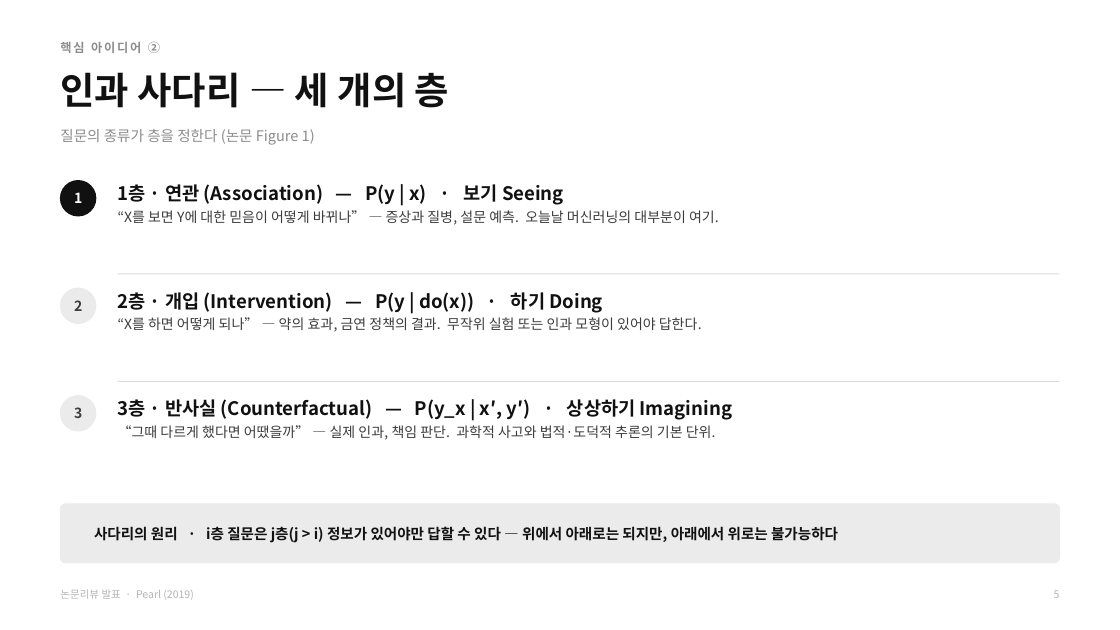
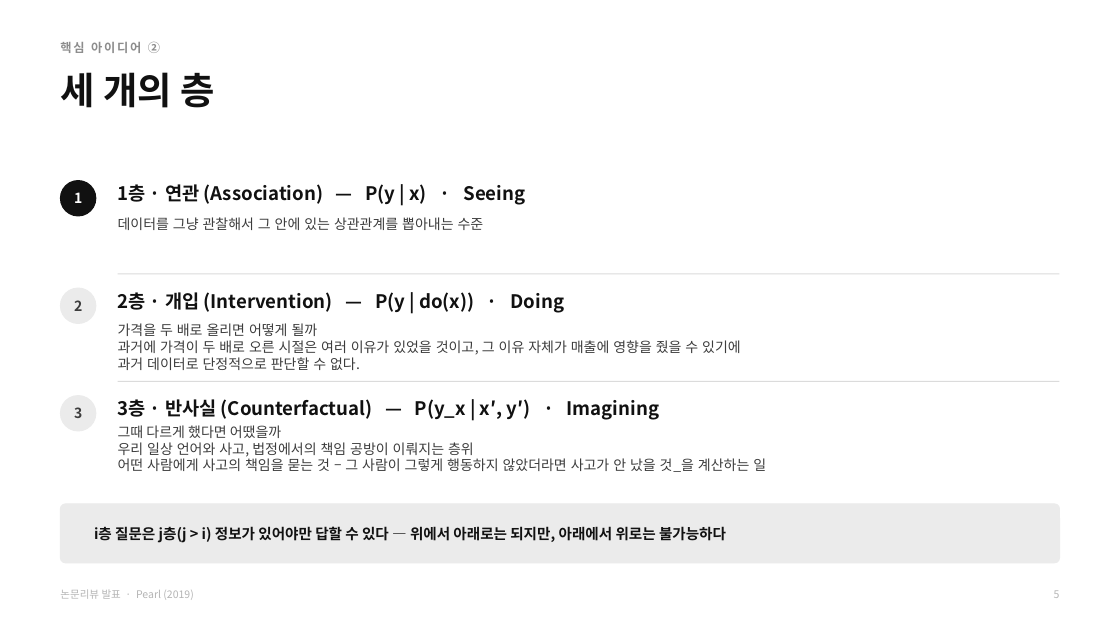
Before and after one commit to HUFS-DAT/dat-datasets, a slide deck: slide 4 of submissions/8기/CREDIT/Credit_논문리뷰.pptx (slide 6 before the commit). Drawn at 1120x630 pixels with LibreOffice and Linux fonts; fonts in the diff are those of the drawing. Boxes give left, top, right and bottom in pixels: in the first picture for what was removed or moved away, otherwise in the second. Text is boxed around its words. In the diff, an @@ line names an element or a change of style, - is before the commit and + after.

Commit message:
발표자료: Credit_논문리뷰.pptx

```diff
--- a/submissions/8기/CREDIT/Credit_논문리뷰.pptx
+++ b/submissions/8기/CREDIT/Credit_논문리뷰.pptx
@@ text at (x1=60, y1=72, x2=214, y2=108): text changed @@
-인과 사다리 — 세 개의 층
+세 개의 층
@@ text removed at (x1=60, y1=129, x2=315, y2=145) @@
-질문의 종류가 층을 정한다 (논문 Figure 1)
@@ text at (x1=118, y1=184, x2=525, y2=205): text changed @@
-1층 · 연관 (Association) — P(y | x) · 보기 Seeing
+1층 · 연관 (Association) — P(y | x) · Seeing
@@ text at (x1=118, y1=217, x2=484, y2=230): text changed @@
-“X를 보면 Y에 대한 믿음이 어떻게 바뀌나” — 증상과 질병, 설문 예측. 오늘날 머신러닝의 대부분이 여기.
+데이터를 그냥 관찰해서 그 안에 있는 상관관계를 뽑아내는 수준
@@ text at (x1=118, y1=292, x2=565, y2=313): text changed @@
-2층 · 개입 (Intervention) — P(y | do(x)) · 하기 Doing
+2층 · 개입 (Intervention) — P(y | do(x)) · Doing
@@ text at (x1=118, y1=323, x2=741, y2=370): text changed @@
-“X를 하면 어떻게 되나” — 약의 효과, 금연 정책의 결과. 무작위 실험 또는 인과 모형이 있어야 답한다.
+가격을 두 배로 올리면 어떻게 될까
+과거에 가격이 두 배로 오른 시절은 여러 이유가 있었을 것이고, 그 이유 자체가 매출에 영향을 줬을 수 있기에
+과거 데이터로 단정적으로 판단할 수 없다.
@@ text at (x1=118, y1=399, x2=660, y2=420): text changed @@
-3층 · 반사실 (Counterfactual) — P(y_x | x′, y′) · 상상하기 Imagining
+3층 · 반사실 (Counterfactual) — P(y_x | x′, y′) · Imagining
@@ text at (x1=118, y1=425, x2=766, y2=472): text changed @@
-“그때 다르게 했다면 어땠을까” — 실제 인과, 책임 판단. 과학적 사고와 법적·도덕적 추론의 기본 단위.
+그때 다르게 했다면 어땠을까
+우리 일상 언어와 사고, 법정에서의 책임 공방이 이뤄지는 층위
+어떤 사람에게 사고의 책임을 묻는 것 – 그 사람이 그렇게 행동하지 않았더라면 사고가 안 났을 것_을 계산하는 일
@@ text at (x1=94, y1=526, x2=726, y2=543): text changed @@
-사다리의 원리 · i층 질문은 j층(j > i) 정보가 있어야만 답할 수 있다 — 위에서 아래로는 되지만, 아래에서 위로는 불가능하다
+i층 질문은 j층(j > i) 정보가 있어야만 답할 수 있다 — 위에서 아래로는 되지만, 아래에서 위로는 불가능하다
```
Also in this commit, not shown: 8 other slides changed, 2 slides added, 5 slides removed.
